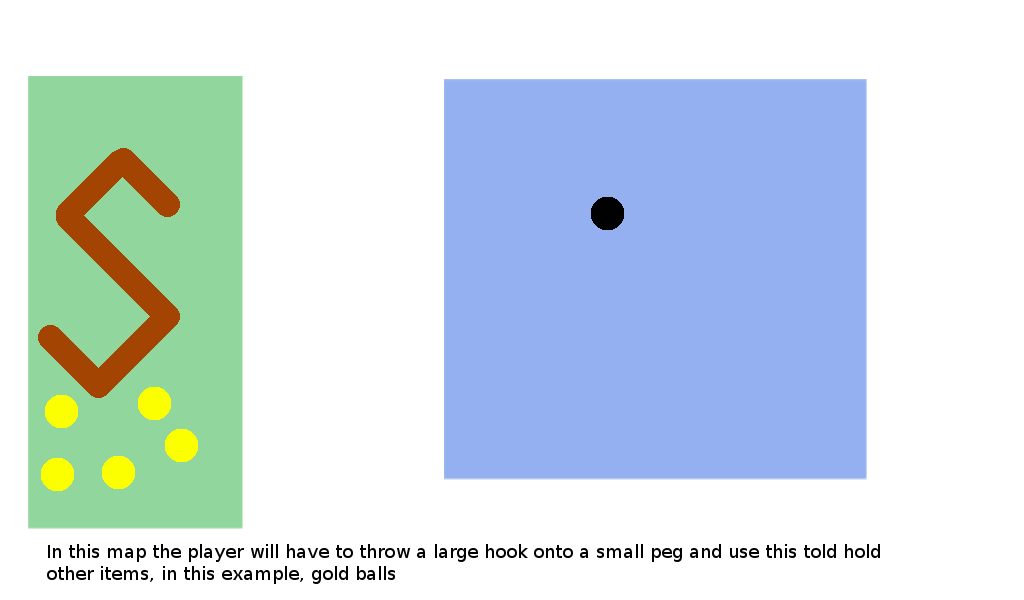
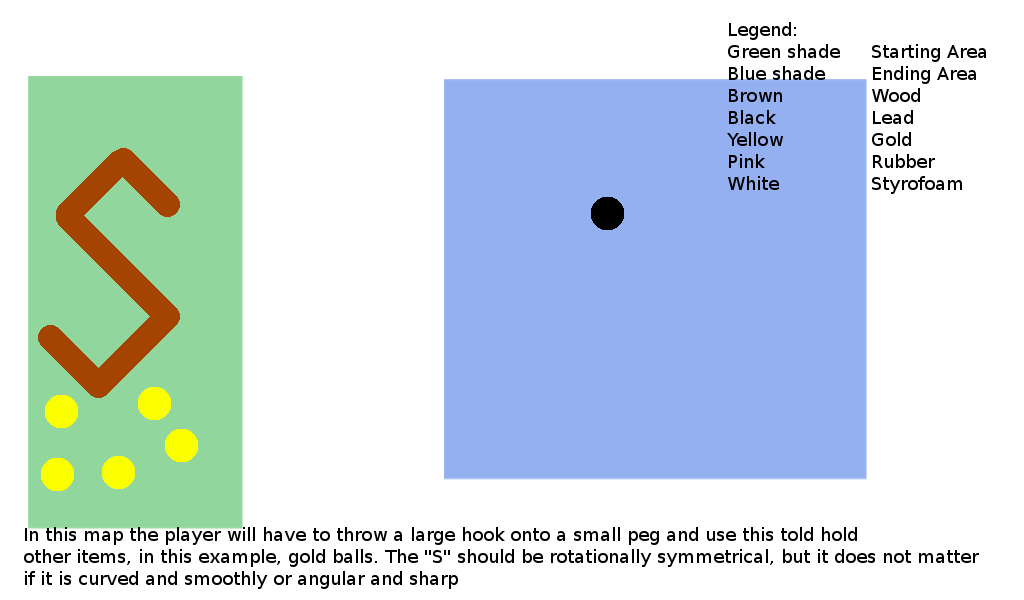
Revision of a layered 1024×600 image; what changed, layer by layer:
added layer "Legend: ..." above "In this map the player will ha..." over (727, 22, 986, 194)
painted on "In this map the player will ha..." over (24, 527, 979, 589)
